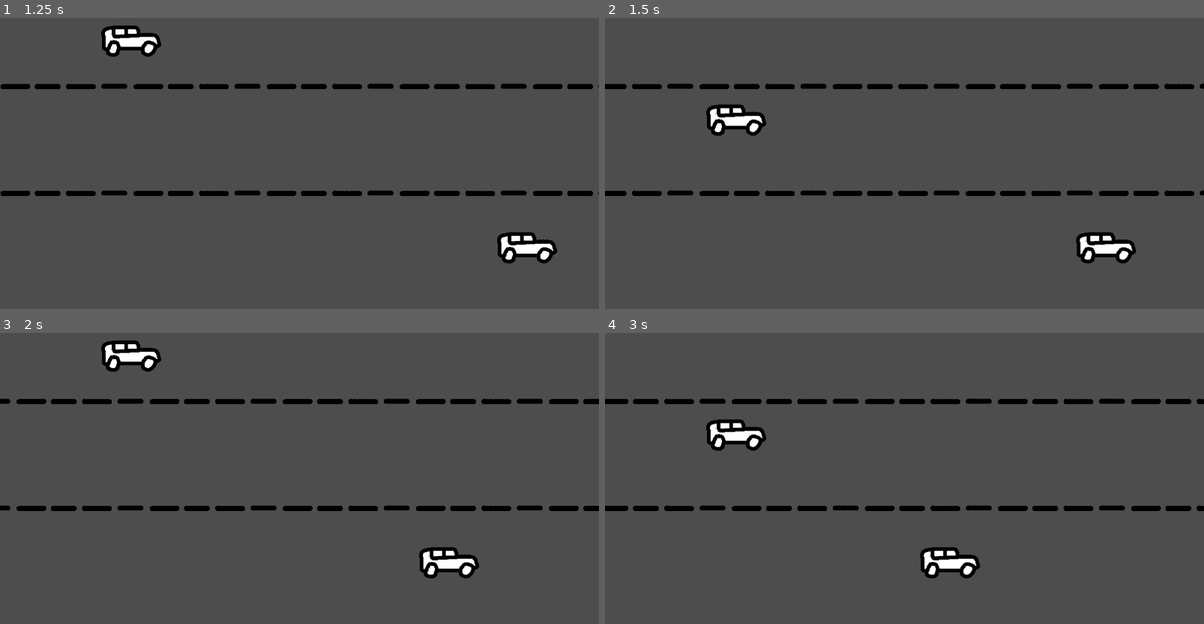
Above: before the commit, frames 1-4 (two rows, left to right).
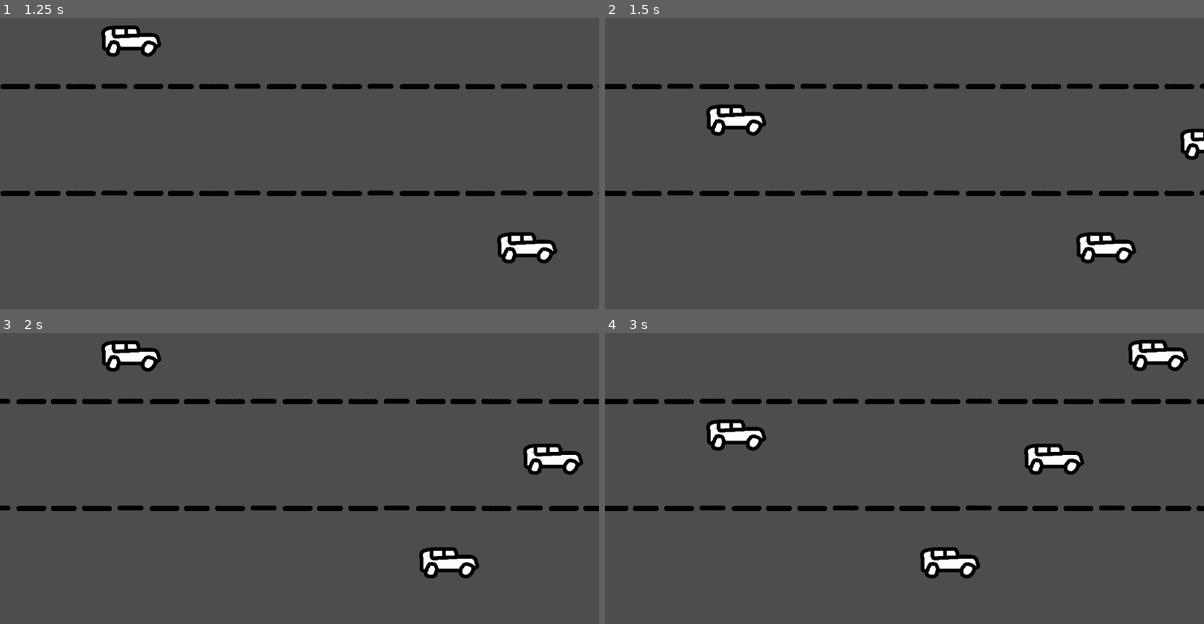
Above: after the commit, the same moments.

Repository: aznoqmous/a11y
Game: Godot game, scene res://scenes/racing_game/racing_scene.tscn
Two runs of this game, one before a commit and one after it. Both use one fixed random seed, a clock stepped at 60 frames per second and the inputs below.
Inputs (mouse positions are in pixels of both pictures, inside the frame that each line leads up to):
- Up to frame 1 (1.25 s): move the mouse to (431, 125) at 0.52 s; press the mouse at (431, 125) at 0.53 s; hold D (Right) from 0.53 s (still down); tap W (Up) at 0.77 s
- Up to frame 2 (1.5 s): keep holding D (Right); move the mouse to (784, 157) at 1.27 s; release the mouse at (784, 157) at 1.28 s; tap Space (Space) at 1.35 s
- Up to frame 3 (2 s): keep holding D (Right); tap W (Up) at 1.52 s
- Up to frame 4 (3 s): move the mouse to (964, 382) at 2.02 s; release D (Right) at 2.03 s; press the mouse at (964, 382) at 2.03 s; hold A (Left) 2.03-2.78 s; move the mouse to (874, 522) at 2.77 s; release the mouse at (874, 522) at 2.78 s; hold D (Right) from 2.78 s (still down); tap Space (Space) at 2.85 s

Frame 1 is identical in both runs. In frame 2, 0.4% of the frame differs, in the area x 95-100%, y 38-49%; in frame 3, 0.8%; in frame 4, 1.6%, in the area x 69-98%, y 2-49%.

Commit message:
re spawned

Diff:
--- a/scripts/spawner.gd
+++ b/scripts/spawner.gd
@@ -1,17 +1,27 @@
 class_name Spawner extends Node2D
 
 @export var spawn_parent : Node2D
-@export var spawn_points : Array[Node2D]
+@export var spawn_starting_coins := 3.0
 @export var spawn_cooldown := 3.0
 @export var spawn_base_gain := 0.3
+@export var spawn_gain_increment := 0.1
+@export var on_spawn_cooldown := 1.0
+@export var spawn_points : Array[Node2D]
 @export var spawned_resources : Array[SpawnedResource]
 
+var last_spawn_point : Node2D
+var spawn_gain := 0.0
 var coins := 1.0
 var spawn_time := 0.0
+
+func _ready():
+	coins = spawn_starting_coins
+	spawn_gain = spawn_base_gain
 
 func _process(delta):
 	coins += delta * spawn_base_gain
 	spawn_time -= delta
+	spawn_gain += spawn_gain_increment * delta
 	if spawn_time < 0:
 		spawn()
 
@@ -21,9 +31,11 @@
 	if available_resources.size() <= 0:
 		spawn_time = spawn_cooldown
 		return;
+	spawn_time = on_spawn_cooldown
 	var spawned : SpawnedResource = available_resources.pick_random()
 	coins -= spawned.cost
 	var spawned_instance = spawned.packed_scene.instantiate()
-	var spawn_point = spawn_points.pick_random()
+	var spawn_point = spawn_points.filter(func(a): return a != last_spawn_point).pick_random()
+	last_spawn_point = spawn_point
 	spawn_parent.add_child(spawned_instance)
 	spawned_instance.global_position = spawn_point.global_position
